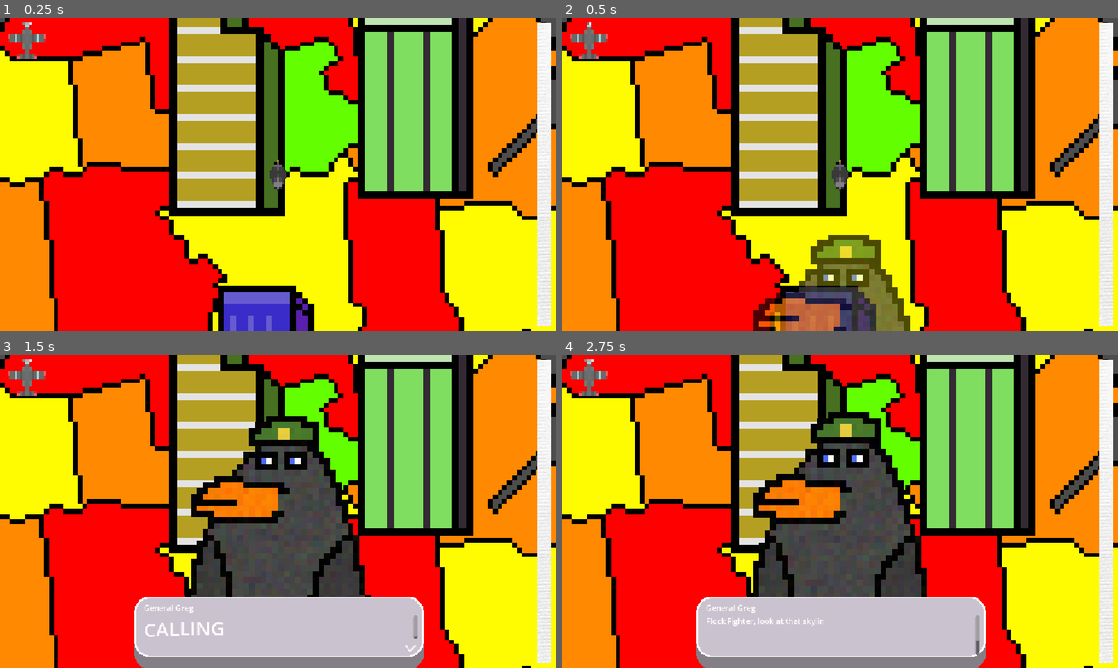
Above: before the commit, frames 1-4 (two rows, left to right).
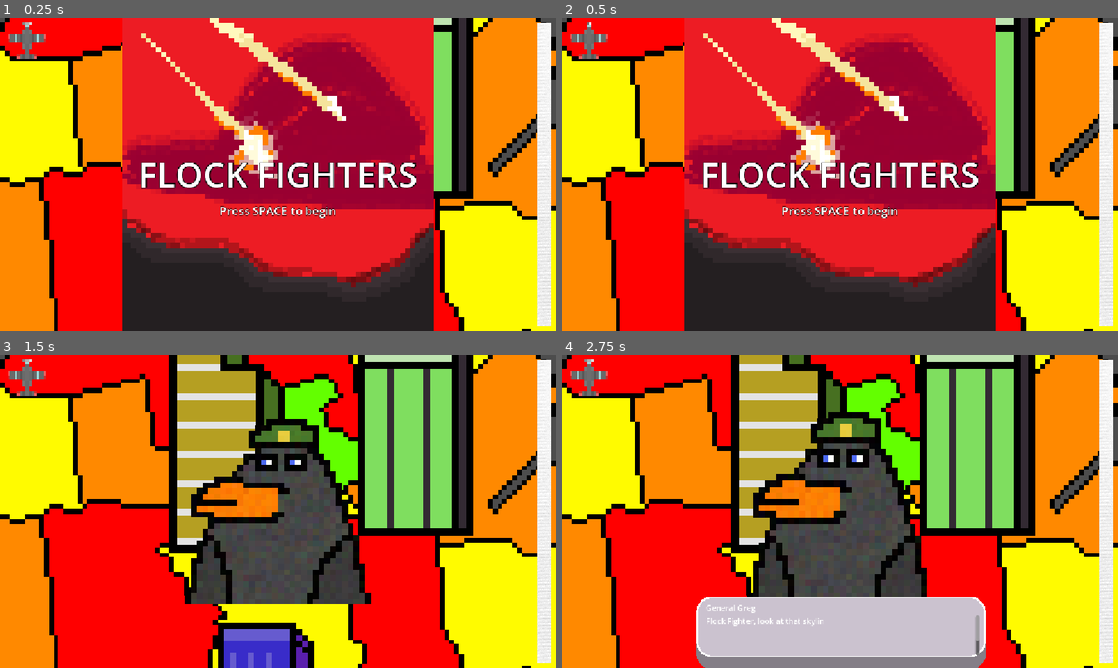
Above: after the commit, the same moments.

Repository: errorcodezero/horizons-nexus
Game: Godot game, scene res://scenes/main.tscn
Same seed, same stepped clock (60 frames per second), same inputs: the game is played once before the commit and once after it.
Inputs (mouse positions are in pixels of both pictures, inside the frame that each line leads up to):
- Up to frame 1 (0.25 s): no input
- Up to frame 2 (0.5 s): no input
- Up to frame 3 (1.5 s): tap Space (Action) at 0.5 s; move the mouse to (400, 495) at 0.52 s; hold D (Turn Right) 0.53-1.25 s; hold Space (Action) 0.53-1.25 s; click (400, 495) at 0.67 s; tap Shift (Nitro) at 0.8 s; drag from (166, 527) to (417, 420) at 1.27 s
- Up to frame 4 (2.75 s): move the mouse to (895, 442) at 2.02 s; hold D (Turn Right) from 2.03 s (still down); hold Space (Action) from 2.03 s (still down); click (895, 442) at 2.17 s; tap Shift (Nitro) at 2.3 s

The runs differ from the first frame. In frame 1, 56% of the frame differs, in the area x 22-78%, y 0-100%; in frame 2, 55%; in frame 3, 12%; in frame 4, nothing differs.

Commit message:
finishing

Diff:
--- a/scenes/dialogManager.gd
+++ b/scenes/dialogManager.gd
@@ -3,16 +3,17 @@
 @export var dialog_data: SproutyDialogsDialogueData
 
 func _ready() -> void:
-	make_dialogues("SF")
-	Global.connect("death", death)
-
-func death() -> void:
-	make_dialogues("DEAD")
+	pass
 
 func make_dialogues(dialog: String) -> void:
 	Global.game_start = false
 	var dialog_player = DialogPlayer.new()
 	add_child(dialog_player)
 
+	dialog_player.dialog_ended.connect(_on_dialog_ended)
 	dialog_player.set_dialog(dialog_data, dialog)
 	dialog_player.start()
+
+
+func _on_dialog_ended() -> void:
+	Global.game_start = true
--- /dev/null
+++ b/scenes/game_screens.gd
@@ -0,0 +1,52 @@
+extends CanvasLayer
+
+@onready var dialog_manager: Node2D = get_node("/root/main/Node2D")
+@onready var background: TextureRect = $Background
+@onready var start_screen: Control = $StartScreen
+@onready var victory_screen: Control = $VictoryScreen
+@onready var death_screen: Control = $DeathScreen
+@onready var victory_score: Label = $VictoryScreen/Score
+@onready var death_score: Label = $DeathScreen/Score
+
+
+func _ready() -> void:
+	show_start()
+	Global.city_cleared.connect(_on_city_cleared)
+	Global.death.connect(_on_death)
+
+
+func _process(_delta: float) -> void:
+	if not Input.is_action_just_pressed("Action"):
+		return
+	if start_screen.visible:
+		dialog_manager.make_dialogues("SF")
+		background.hide()
+		start_screen.hide()
+	elif victory_screen.visible or death_screen.visible:
+		get_tree().reload_current_scene()
+
+
+func show_start() -> void:
+	Global.game_start = false
+	background.show()
+	start_screen.show()
+	victory_screen.hide()
+	death_screen.hide()
+
+
+func _on_city_cleared() -> void:
+	Global.game_start = false
+	background.show()
+	start_screen.hide()
+	death_screen.hide()
+	victory_score.text = str(Global.score)
+	victory_screen.show()
+
+
+func _on_death() -> void:
+	Global.game_start = false
+	background.show()
+	start_screen.hide()
+	victory_screen.hide()
+	death_score.text = str(Global.score)
+	death_screen.show()
--- /dev/null
+++ b/scenes/game_screens.tscn
@@ -0,0 +1,171 @@
+[gd_scene format=3 uid="uid://bthj4r6nnyg7k"]
+
+[ext_resource type="Script" path="res://scenes/game_screens.gd" id="1_j6bvt"]
+[ext_resource type="Texture2D" uid="uid://bwugkaweum2hn" path="res://assets/dystopia.png" id="2_gqj3f"]
+
+[node name="GameScreens" type="CanvasLayer" unique_id=578231826]
+layer = 10
+script = ExtResource("1_j6bvt")
+
+[node name="Background" type="TextureRect" parent="." unique_id=455749622]
+anchors_preset = 8
+anchor_left = 0.5
+anchor_top = 0.5
+anchor_right = 0.5
+anchor_bottom = 0.5
+offset_left = -576.0
+offset_top = -324.0
+offset_right = 576.0
+offset_bottom = 324.0
+grow_horizontal = 2
+grow_vertical = 2
+texture = ExtResource("2_gqj3f")
+expand_mode = 1
+stretch_mode = 5
+
+[node name="StartScreen" type="Control" parent="." unique_id=1915597887]
+layout_mode = 3
+anchors_preset = 15
+anchor_right = 1.0
+anchor_bottom = 1.0
+grow_horizontal = 2
+grow_vertical = 2
+mouse_filter = 2
+
+[node name="Title" type="Label" parent="StartScreen" unique_id=1829870230]
+layout_mode = 1
+anchors_preset = 8
+anchor_left = 0.5
+anchor_top = 0.5
+anchor_right = 0.5
+anchor_bottom = 0.5
+offset_left = -200.0
+offset_top = -50.0
+offset_right = 200.0
+offset_bottom = 50.0
+grow_horizontal = 2
+grow_vertical = 2
+theme_override_colors/font_color = Color(1, 1, 1, 1)
+theme_override_colors/font_outline_color = Color(0, 0, 0, 1)
+theme_override_constants/outline_size = 8
+theme_override_font_sizes/font_size = 72
+text = "FLOCK FIGHTERS"
+horizontal_alignment = 1
+
+[node name="Subtitle" type="Label" parent="StartScreen" unique_id=1379679602]
+layout_mode = 1
+anchors_preset = 8
+anchor_left = 0.5
+anchor_top = 0.5
+anchor_right = 0.5
+anchor_bottom = 0.5
+offset_left = -200.0
+offset_top = 58.0
+offset_right = 200.0
+offset_bottom = 98.0
+grow_horizontal = 2
+grow_vertical = 2
+theme_override_colors/font_color = Color(1, 1, 1, 1)
+theme_override_colors/font_outline_color = Color(0, 0, 0, 1)
+theme_override_constants/outline_size = 4
+theme_override_font_sizes/font_size = 24
+text = "Press SPACE to begin"
+horizontal_alignment = 1
+
+[node name="VictoryScreen" type="Control" parent="." unique_id=822679761]
+visible = false
+layout_mode = 3
+anchors_preset = 15
+anchor_right = 1.0
+anchor_bottom = 1.0
+grow_horizontal = 2
+grow_vertical = 2
+mouse_filter = 2
+
+[node name="Title" type="Label" parent="VictoryScreen" unique_id=1638878558]
+layout_mode = 0
+offset_left = -200.0
+offset_top = 40.0
+offset_right = 200.0
+offset_bottom = 140.0
+theme_override_colors/font_color = Color(1, 1, 1, 1)
+theme_override_colors/font_outline_color = Color(0, 0, 0, 1)
+theme_override_constants/outline_size = 8
+theme_override_font_sizes/font_size = 60
+text = "MISSION COMPLETE"
+horizontal_alignment = 1
+
+[node name="Score" type="Label" parent="VictoryScreen" unique_id=1175507265]
+layout_mode = 0
+offset_left = -200.0
+offset_top = 160.0
+offset_right = 200.0
+offset_bottom = 200.0
+theme_override_colors/font_color = Color(1, 1, 1, 1)
+theme_override_colors/font_outline_color = Color(0, 0, 0, 1)
+theme_override_constants/outline_size = 4
+theme_override_font_sizes/font_size = 28
+text = "0"
+horizontal_alignment = 1
+
+[node name="Subtitle" type="Label" parent="VictoryScreen" unique_id=1900294571]
+layout_mode = 0
+offset_left = -200.0
+offset_top = 220.0
+offset_right = 200.0
+offset_bottom = 260.0
+theme_override_colors/font_color = Color(1, 1, 1, 1)
+theme_override_colors/font_outline_color = Color(0, 0, 0, 1)
+theme_override_constants/outline_size = 4
+theme_override_font_sizes/font_size = 20
+text = "Press SPACE to restart"
+horizontal_alignment = 1
+
+[node name="DeathScreen" type="Control" parent="." unique_id=1404034584]
+visible = false
+layout_mode = 3
+anchors_preset = 15
+anchor_right = 1.0
+anchor_bottom = 1.0
+grow_horizontal = 2
+grow_vertical = 2
+mouse_filter = 2
+
+[node name="Title" type="Label" parent="DeathScreen" unique_id=1163989212]
+layout_mode = 0
+offset_left = -200.0
+offset_top = 40.0
+offset_right = 200.0
+offset_bottom = 140.0
+theme_override_colors/font_color = Color(1, 1, 1, 1)
+theme_override_colors/font_outline_color = Color(0, 0, 0, 1)
+theme_override_constants/outline_size = 8
+theme_override_font_sizes/font_size = 72
+text = "GAME OVER"
+horizontal_alignment = 1
+
+[node name="Score" type="Label" parent="DeathScreen" unique_id=1645298089]
+layout_mode = 0
+offset_left = -200.0
+offset_top = 160.0
+offset_right = 200.0
+offset_bottom = 200.0
+theme_override_colors/font_color = Color(1, 1, 1, 1)
+theme_override_colors/font_outline_color = Color(0, 0, 0, 1)
+theme_override_constants/outline_size = 4
+theme_override_font_sizes/font_size = 28
+text = "0"
+horizontal_alignment = 1
+
+[node name="Subtitle" type="Label" parent="DeathScreen" unique_id=1170100715]
+layout_mode = 0
+offset_left = -200.0
+offset_top = 220.0
+offset_right = 200.0
+offset_bottom = 260.0
+theme_override_colors/font_color = Color(1, 1, 1, 1)
+theme_override_colors/font_outline_color = Color(0, 0, 0, 1)
+theme_override_constants/outline_size = 4
+theme_override_font_sizes/font_size = 20
+text = "Press SPACE to restart"
+horizontal_alignment = 1
--- a/scenes/main.tscn
+++ b/scenes/main.tscn
@@ -5,6 +5,7 @@
 [ext_resource type="PackedScene" uid="uid://bd4bt1rg8gkjl" path="res://scenes/speed_hud.tscn" id="2_jyhfs"]
 [ext_resource type="PackedScene" uid="uid://cpx43v5djkg2b" path="res://scenes/pigeon/enemy.tscn" id="2_tefeu"]
 [ext_resource type="PackedScene" uid="uid://bckcgnniowsvd" path="res://scenes/pigeon/pigeon.tscn" id="3_sugp2"]
+[ext_resource type="PackedScene" uid="uid://bthj4r6nnyg7k" path="res://scenes/game_screens.tscn" id="4_8cg7b"]
 
 [sub_resource type="WorldBoundaryShape2D" id="WorldBoundaryShape2D_jo2o2"]
 normal = Vector2(1, 0)
@@ -45,6 +46,8 @@
 [node name="SpeedHUD" parent="." unique_id=1818098063 instance=ExtResource("2_jyhfs")]
 layer = 0
 
+[node name="GameScreens" parent="." unique_id=1694810262 instance=ExtResource("4_8cg7b")]
+
 [node name="Pigeon" parent="." unique_id=1173295572 instance=ExtResource("3_sugp2")]
 
 [node name="Node2D2" type="StaticBody2D" parent="." unique_id=1920645097]
--- a/scenes/pigeon/enemy.gd
+++ b/scenes/pigeon/enemy.gd
@@ -40,6 +40,9 @@
 
 	velocity = velocity.lerp(desired_direction * speed, turn_speed * delta)
 
+	if velocity.length() > 0.1:
+		rotation = velocity.angle() + PI/2
+
 	move_and_slide()
 
 
--- a/scenes/pigeon/pigeon.gd
+++ b/scenes/pigeon/pigeon.gd
@@ -18,9 +18,11 @@
 	if !Global.game_start:
 		return
 	if event.is_action_pressed("Action"):
-		if cooldown.is_stopped():
+		var shift = Input.is_action_pressed("Nitro")
+		if shift or cooldown.is_stopped():
 			spawner.dropWeapon(preload("res://scenes/pigeon/components/dropping.tscn"))
-			cooldown.start()
+			if not shift:
+				cooldown.start()
 
 func _physics_process(_delta: float) -> void:
 	if !Global.game_start:
@@ -31,9 +33,10 @@
 	rotate(input_angular * angular_speed)
 
 	if input_linear > 0:
+		var speed_mult = 1.5 if Input.is_action_pressed("Nitro") else 1.0
 		velocity = velocity.move_toward(
 			Vector2.UP.rotated(rotation) *
-			max_speed, acceleration
+			max_speed * speed_mult, acceleration * speed_mult
 		)
 		Global.emit_signal("get_speed", velocity.length())
 	elif velocity.length() < min_speed:
Not shown, added: scenes/game_screens.gd.uid
